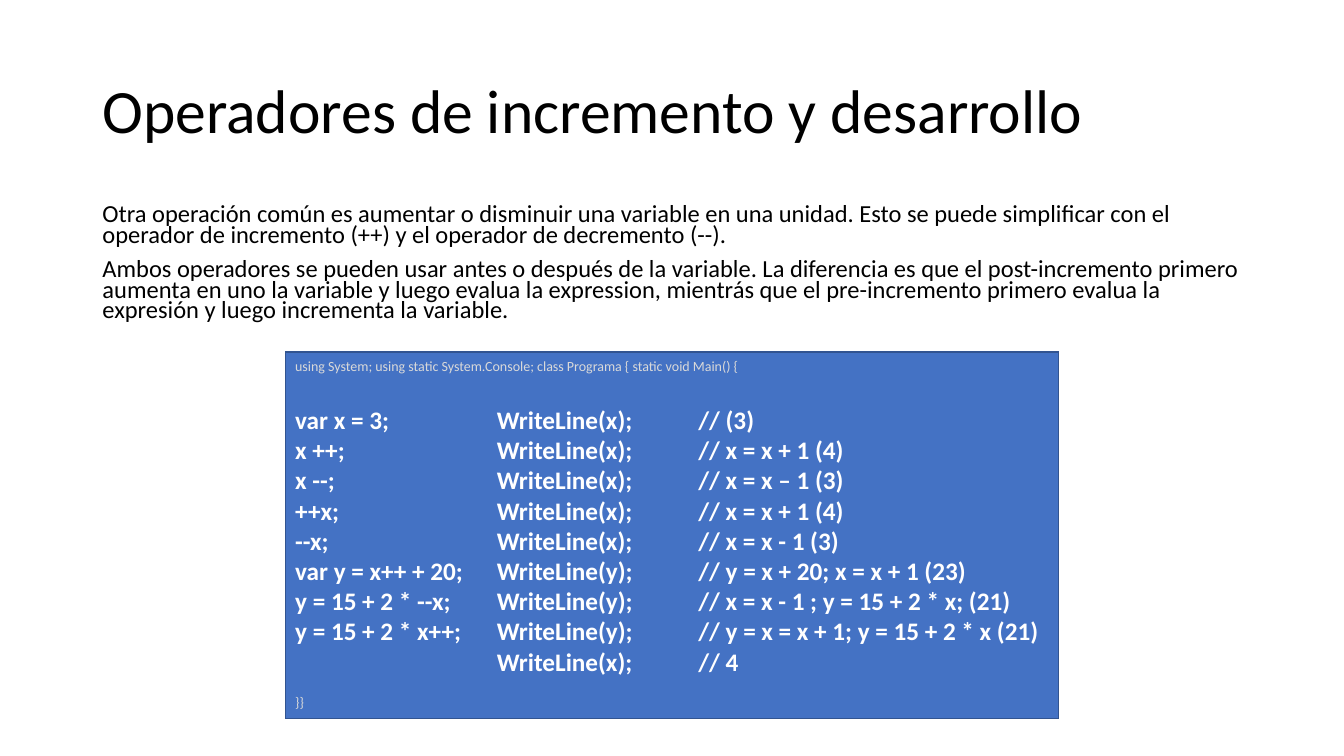
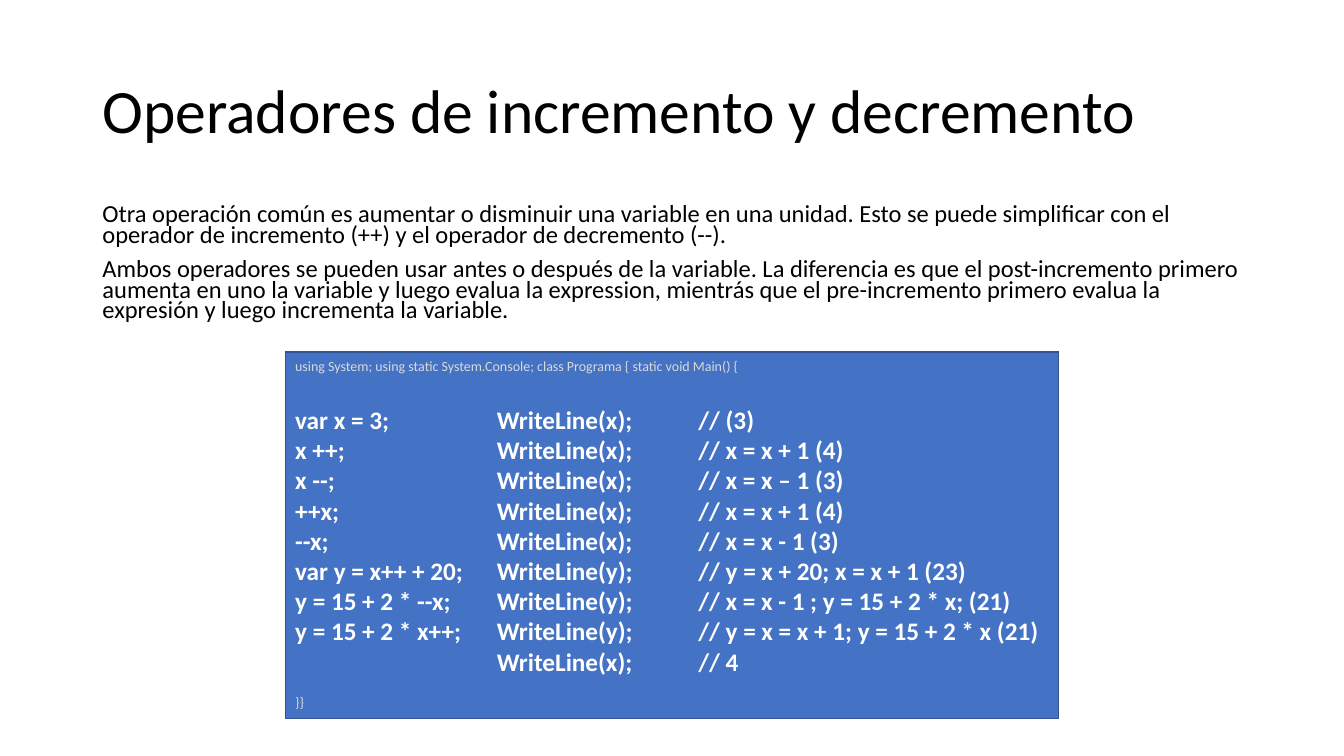
Before and after one commit to AlbertOsinaga/CursoCSharp__8, a slide deck: slide 34 of CSharpQuickReferencia.pptx. Drawn at 1344x756 pixels with LibreOffice and Linux fonts; fonts in the diff are those of the drawing. Boxes give left, top, right and bottom in pixels: in the first picture for what was removed or moved away, otherwise in the second. Text is boxed around its words. In the diff, an @@ line names an element or a change of style, - is before the commit and + after.

```diff
--- a/CSharpQuickReferencia.pptx
+++ b/CSharpQuickReferencia.pptx
@@ title at bbox=[102, 90, 1134, 143]: text changed @@
-Operadores de incremento y desarrollo
+Operadores de incremento y decremento
```
Also in this commit, not shown: 9 other files.
